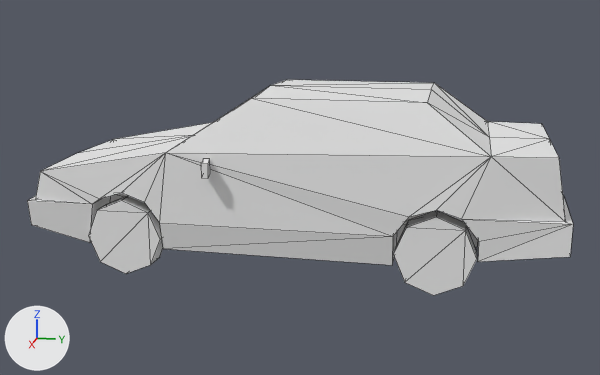
An edit to the OBJ model Assets/Models/PSX_Style_Cars_by_GGBot_(August2023)/Car 02/Car2.obj, drawn before and after from the same camera.
Both versions are drawn from a camera (50 mm lens) standing at (10.22, 2.08, 3.42) and looking at (0.05, 0.04, 0.88). The lights are fixed; the arrows at lower left show +X, +Y and +Z. The first picture is the older version. Mesh edges are drawn as thin lines. Where no turn or scale is listed for an object, it has been applied to the vertices.

The first picture shows 'Car2'.
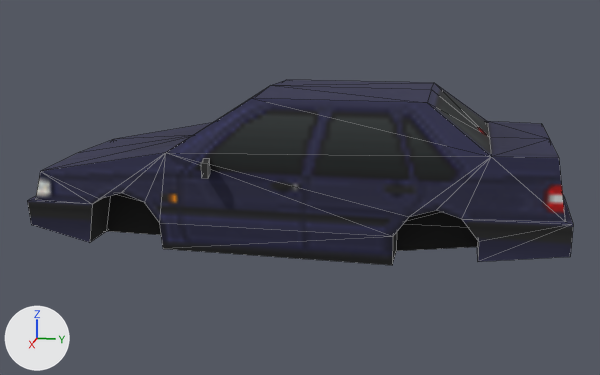
The change, as a diff of the scene's bpy script:
```diff
--- a/Assets/Models/PSX_Style_Cars_by_GGBot_(August2023)/Car 02/Car2.obj.py
+++ b/Assets/Models/PSX_Style_Cars_by_GGBot_(August2023)/Car 02/Car2.obj.py
@@ img_car2_png @@
+img_car2_png = load_image('car2.png', 'car2.png', 128, 128, 'sRGB')
@@ mat_car2_mat @@
 mat_car2_mat = principled_material('car2_mat')
-mat_car2_mat.base_color = (0.8, 0.8, 0.8)  # white #e7e7e7
-mat_car2_mat.roughness = 1.0
+mat_car2_mat.texture = img_car2_png
+mat_car2_mat.roughness = 0.895
@@ me_car2 @@
 # used by ob_car2; location = (0.0, 0.0, 0.0)
-me_car2.from_pydata(...)  # 172 vertices, 203 faces; spans x -1.45..1.45, y -3.24..3.3, z -0.03..2.17
+me_car2.from_pydata(...)  # 108 vertices, 139 faces; spans x -1.45..1.45, y -3.24..3.3, z 0.29..2.17
+# me_car2 part 1: the loose piece of 16 vertices spanning x 0.9..1.19, y 1.35..2.28, z -0.03..0.9 is deleted
+# me_car2 part 2: the loose piece of 16 vertices spanning x 0.9..1.19, y -2.36..-1.44, z -0.03..0.9 is deleted
+# other edits to the shape of me_car2 do not show in these pictures
 me_car2.materials.append(mat_car2_mat)
```

Boxes [x1, y1, x2, y2] around the edits, measured in the pictures (600 x 375 px):
'Car2', surface changed, reshaped (darker, 14% shorter): before [27, 80, 573, 295]; after [27, 80, 573, 265]
part 1 of me_car2, deleted: before [394, 210, 477, 295]
part 2 of me_car2, deleted: before [88, 196, 163, 274]
